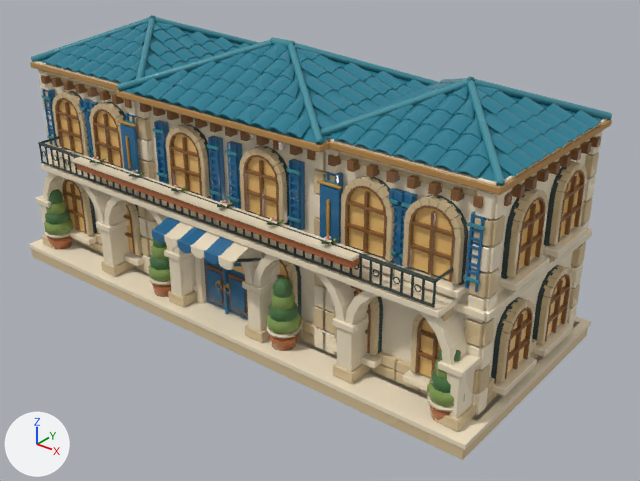
Before and after pictures for a commit that changed the Blender file art/blender-city/models/harbor/skyscraper_1/source.blend.
Before and after are seen from a camera (50 mm lens) standing at (2.04, -2.35, 1.74) and looking at (0.16, -0.01, 0.28). Lighting does not change. The marker at lower left points along +X, +Y and +Z. The first picture is the older version.

The first picture shows 'harbor_skyscraper_1_geometry'.
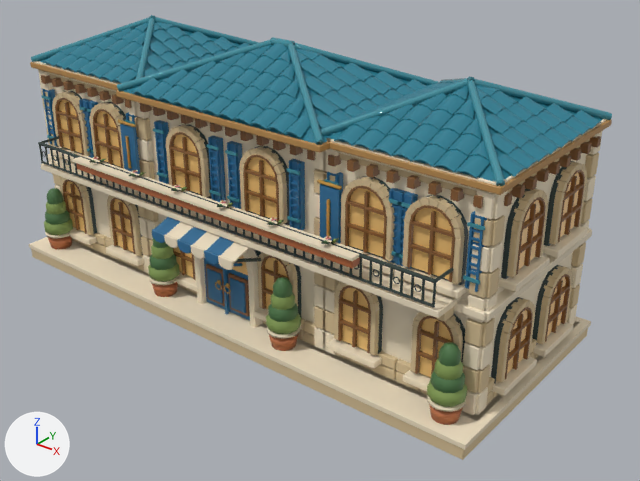
The edits, one by one:
me_harbor_skyscraper_1_mesh is used by ob_harbor_skyscraper_1_geometry; parent ob_harbor_skyscraper_1; location (0.0, 0.0, 0.0).
me_harbor_skyscraper_1_mesh had 37930 vertices, 29142 faces and spanned x -1.07..1.07, y -0.51..0.51, z 0.0..1.02.
me_harbor_skyscraper_1_mesh now has 37034 vertices, 28338 faces and spans x -1.07..1.07, y -0.51..0.51, z 0.0..1.02.
me_harbor_skyscraper_1_mesh part 1: 68 loose pieces with 832 vertices, spanning x -1.03..1.03, y -0.43..-0.28, z 0.06..0.46, are deleted.
Part 2, on me_harbor_skyscraper_1_mesh:
32 vertices are removed from x 0.19..0.25, y -0.36..-0.31, z 0.06..0.44.
29 faces are deleted.
2 vertices move within x 0.24, y -0.32, z 0.06.
11 new faces join them, mat_harbor_skyscraper_1___solid.
me_harbor_skyscraper_1_mesh part 3: 27666 kept faces spanning x -1.07..1.07, y -0.51..0.51, z 0.0..1.02 get new texture (UV) coordinates.
Other edits to the shape of me_harbor_skyscraper_1_mesh do not show in these pictures.

What differs and where, as boxes (x1, y1, x2, y2) in the pictures (640 x 481 px):
part 1 of me_harbor_skyscraper_1_mesh, deleted
    before: (35, 163, 481, 431)
part 2 of me_harbor_skyscraper_1_mesh, cut back (mostly hidden)
    before: (264, 253, 280, 304)
part 3 of me_harbor_skyscraper_1_mesh, surface changed
    both: (42, 19, 602, 426)
